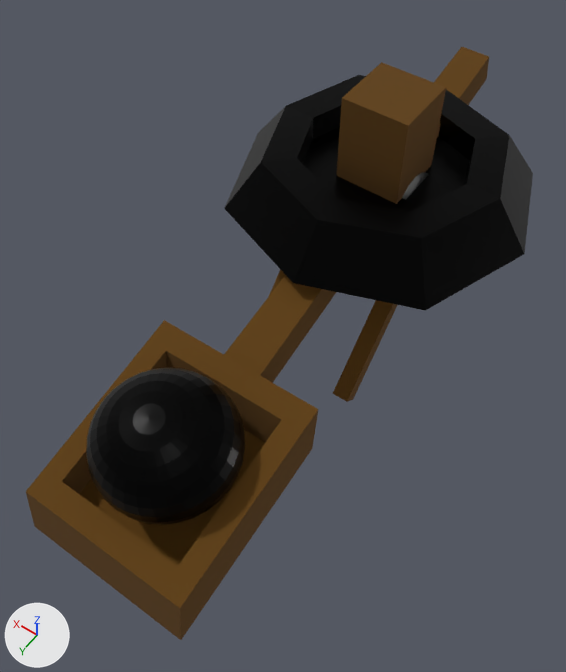
Two versions of the FBX model TowerDefenseAR/Assets/3D Models & Art/Catapulta.fbx, one commit apart.
One viewpoint serves both versions: a 50 mm camera at (-3.13, 6.36, 7.72) aimed at (-0.02, 2.01, 0.88). Arrows for +X, +Y and +Z are at lower left; the lights stay in place. Where no turn or scale is listed for an object, it has been applied to the vertices.

Objects in the first picture: 'Base', 'Base.001', 'Base.002'.
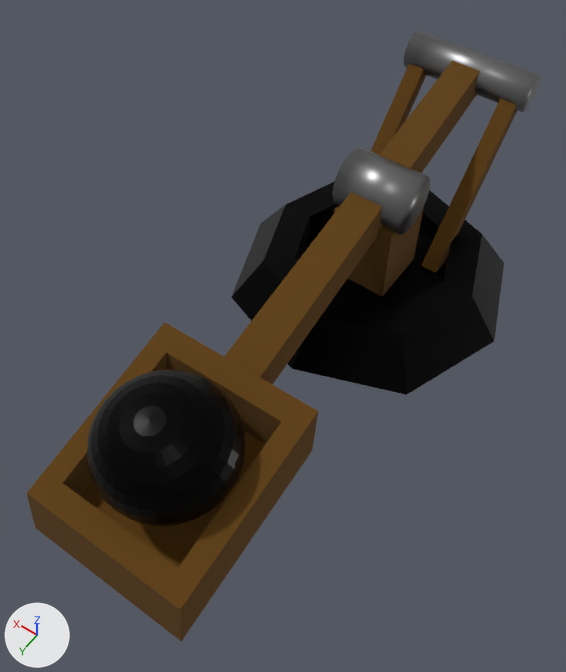
Commit message: catapulta reparada?

Where the newer file only moved an object's origin or applied its transform, the numbers keep the older frame.

The change in detail:
me_cube has 42 vertices, 38 faces and spans x -1.8..1.8, y -1.8..1.8, z -0.01..1.32.
me_cube is used by ob_base; location (0.0, 0.0, 1.55).
me_cube part 2: the whole mesh is moved by (0.0, 0.0, -1.55).
me_cube_002 has 48 vertices, 30 faces and spans x -0.82..0.82, y -0.24..1.7, z -1.86..0.24.
me_cube_002 is used by ob_base_002; location (0.0, 0.0, 1.55).
me_cube_002 part 1: the whole mesh is moved by (0.0, -2.03, 0.49).

Where the change shows, as pixel boxes [x1, y1, x2, y2] in the pictures (566 x 672 px):
'Base', mesh moved
    before: [224, 62, 533, 310]
    after: [231, 181, 504, 395]
'Base.002', mesh moved
    before: [269, 269, 397, 402]
    after: [371, 31, 540, 273]
